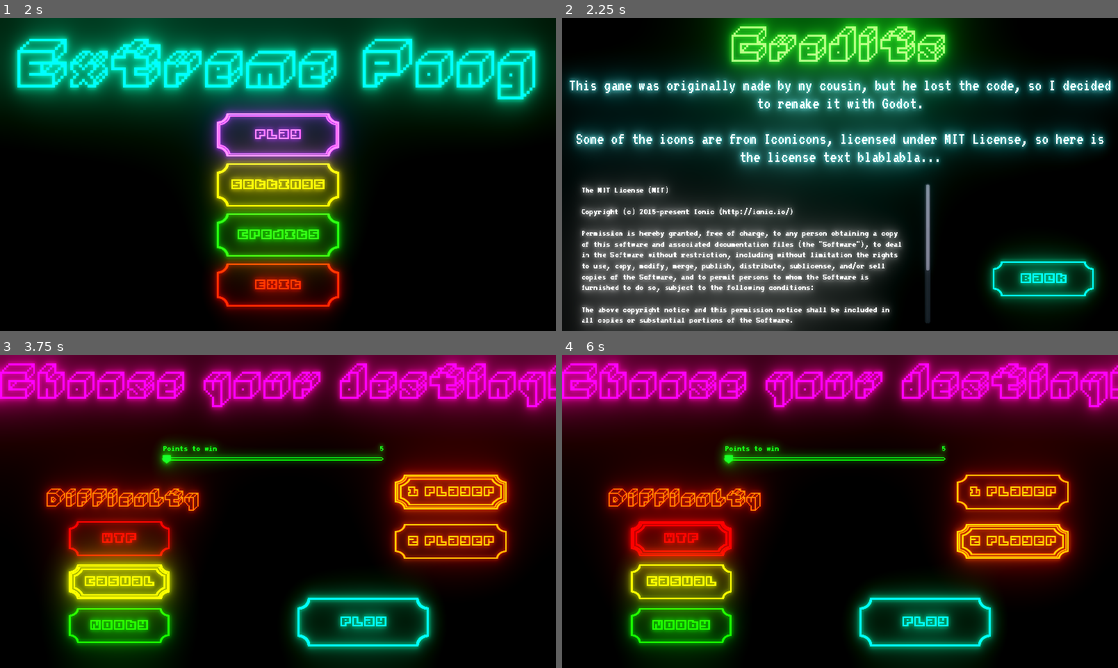
Above: before the commit, frames 1-4 (two rows, left to right).
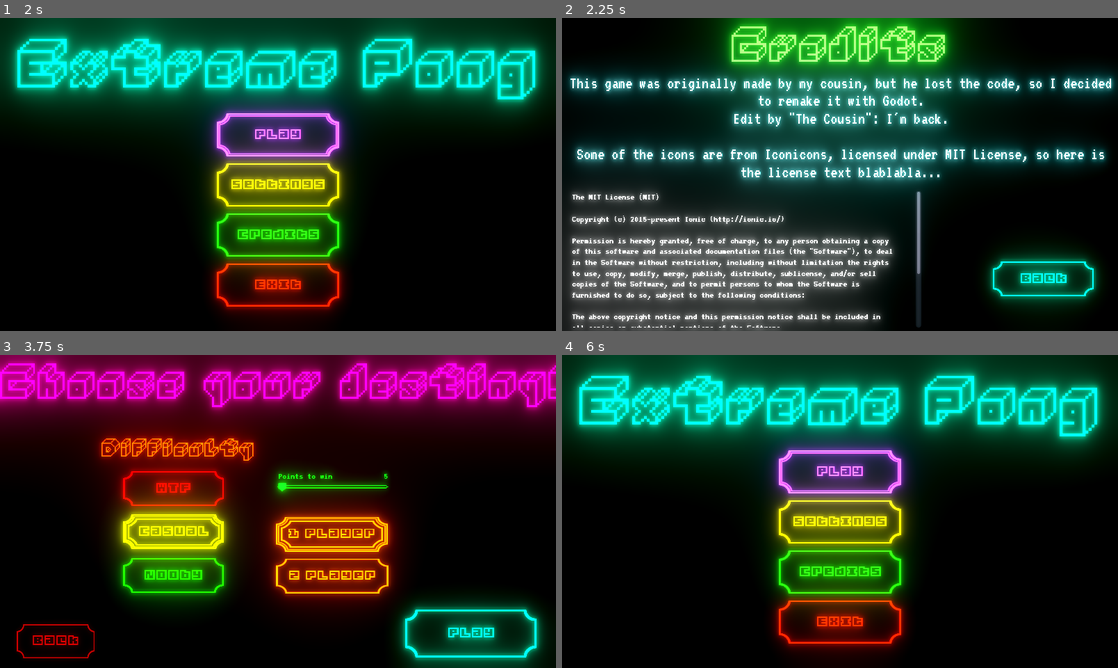
Above: after the commit, the same moments.

Repository: swip3798/ExtremePong
Game: Godot game, scene res://Objects/Main Menu.tscn
Same seed, same stepped clock (60 frames per second), same inputs: the game is played once before the commit and once after it.
Inputs (mouse positions are in pixels of both pictures, inside the frame that each line leads up to):
- Up to frame 1 (2 s): click "Settings" at 0.5 s; click "Back" at 1.25 s
- Up to frame 2 (2.25 s): click "Credits" at 2 s
- Up to frame 3 (3.75 s): click "Back" at 2.75 s; click "Play" at 3.5 s
- Up to frame 4 (6 s): click "2 Player" at 4.25 s; click "WTF" at 5 s; click (617, 639) at 5.75 s, where only the run after the commit has a clickable "Back"

Frame 1 is identical in both runs. In frame 2, 29% of the frame differs, in the area x 1-100%, y 18-100%; in frame 3, 52%; in frame 4, 78%, in the area x 0-100%, y 0-100%.

Commit message:
[ADD] Back button in selection screen, slight ui rework

Diff:
--- a/Objects/Credits.tscn
+++ b/Objects/Credits.tscn
@@ -28,7 +28,7 @@
 anchor_top = 0.0
 anchor_right = 1.0
 anchor_bottom = 0.0
-margin_bottom = 14.0
+margin_bottom = 119.0
 rect_pivot_offset = Vector2( 0, 0 )
 rect_clip_content = false
 mouse_filter = 2
@@ -53,8 +53,10 @@
 anchor_top = 0.0
 anchor_right = 1.0
 anchor_bottom = 0.0
-margin_top = 134.0
-margin_bottom = 212.0
+margin_left = 1.0
+margin_top = 128.0
+margin_right = 1.0
+margin_bottom = 371.0
 rect_pivot_offset = Vector2( 0, 0 )
 rect_clip_content = false
 mouse_filter = 2
@@ -63,6 +65,7 @@
 size_flags_vertical = 4
 custom_fonts/font = ExtResource( 4 )
 text = "This game was originally made by my cousin, but he lost the code, so I decided to remake it with Godot.
+Edit by \"The Cousin\": I'm back.
 
 Some of the icons are from Iconicons, licensed under MIT License, so here is the license text blablabla..."
 align = 1
@@ -79,10 +82,10 @@
 anchor_top = 0.0
 anchor_right = 1.0
 anchor_bottom = 0.0
-margin_left = 44.0
-margin_top = 381.0
-margin_right = -432.0
-margin_bottom = 703.0
+margin_left = 23.0
+margin_top = 398.0
+margin_right = -453.0
+margin_bottom = 712.0
 rect_pivot_offset = Vector2( 0, 0 )
 rect_clip_content = true
 mouse_filter = 0
--- a/Objects/Difficulty.tscn
+++ b/Objects/Difficulty.tscn
@@ -5,7 +5,7 @@
 [ext_resource path="res://Objects/RetroToggleButton.tscn" type="PackedScene" id=3]
 [ext_resource path="res://res/diff_btn_group.tres" type="ButtonGroup" id=4]
 
-[node name="Difficulty" type="Control" index="0"]
+[node name="Difficulty" type="Control"]
 
 anchor_left = 0.0
 anchor_top = 0.0
--- a/Objects/Selection Screen.gd
+++ b/Objects/Selection Screen.gd
@@ -31,10 +31,12 @@
 	globalData.setOption("ai_enabled", true)
 
 
-
 func _on_2_Player_button_up():
 	globalData.setOption("ai_enabled", false)
 
+
+func _on_Back_button_up():
+	go_back()
 
 func _on_Play_button_up():
 	get_tree().change_scene("res://Objects/Level.tscn")
--- a/Objects/Selection Screen.tscn
+++ b/Objects/Selection Screen.tscn
@@ -1,16 +1,16 @@
 [gd_scene load_steps=10 format=2]
 
 [ext_resource path="res://Objects/Selection Screen.gd" type="Script" id=1]
-[ext_resource path="res://res/Main Menu.tres" type="DynamicFont" id=2]
-[ext_resource path="res://Objects/WorldEnvironment.tscn" type="PackedScene" id=3]
-[ext_resource path="res://Objects/Retro Slider.tscn" type="PackedScene" id=4]
-[ext_resource path="res://Objects/RetroToggleButton.tscn" type="PackedScene" id=5]
-[ext_resource path="res://res/btngrp_player.tres" type="ButtonGroup" id=6]
-[ext_resource path="res://Objects/RetroButton.tscn" type="PackedScene" id=7]
-[ext_resource path="res://res/diff_btn_group.tres" type="ButtonGroup" id=8]
-[ext_resource path="res://res/Subtitle.tres" type="DynamicFont" id=9]
+[ext_resource path="res://Objects/WorldEnvironment.tscn" type="PackedScene" id=2]
+[ext_resource path="res://Objects/Retro Slider.tscn" type="PackedScene" id=3]
+[ext_resource path="res://res/Main Menu.tres" type="DynamicFont" id=4]
+[ext_resource path="res://res/Subtitle.tres" type="DynamicFont" id=5]
+[ext_resource path="res://Objects/RetroToggleButton.tscn" type="PackedScene" id=6]
+[ext_resource path="res://res/btngrp_player.tres" type="ButtonGroup" id=7]
+[ext_resource path="res://Objects/RetroButton.tscn" type="PackedScene" id=8]
+[ext_resource path="res://res/diff_btn_group.tres" type="ButtonGroup" id=9]
 
-[node name="Selection Screen" type="Control"]
+[node name="Selection Screen" type="Control" index="0"]
 
 anchor_left = 0.0
 anchor_top = 0.0
@@ -35,7 +35,23 @@
 "_edit_lock_": true
 }
 
-[node name="Title" type="Label" parent="." index="0"]
+[node name="WorldEnvironment" parent="." index="0" instance=ExtResource( 2 )]
+
+[node name="PointsToWin" parent="." index="1" instance=ExtResource( 3 )]
+
+modulate = Color( 0, 1, 0.179688, 1 )
+margin_left = 640.0
+margin_top = 265.0
+margin_right = 892.0
+margin_bottom = 342.0
+focus_next = NodePath("../1 Player")
+focus_previous = NodePath("../Play")
+min_value = 5.0
+max_value = 20.0
+value = 5.0
+_sections_unfolded = [ "Focus", "Visibility", "custom_icons", "custom_styles" ]
+
+[node name="Title" type="Label" parent="." index="2"]
 
 modulate = Color( 1, 0, 0.773438, 1 )
 anchor_left = 0.0
@@ -58,114 +74,110 @@
 max_lines_visible = -1
 _sections_unfolded = [ "Visibility", "custom_fonts" ]
 
-[node name="WorldEnvironment" parent="." index="1" instance=ExtResource( 3 )]
-
-[node name="PointsToWin" parent="." index="2" instance=ExtResource( 4 )]
-
-modulate = Color( 0, 1, 0.179688, 1 )
-margin_left = 374.0
-margin_top = 201.0
-margin_right = 882.0
-margin_bottom = 278.0
-focus_next = NodePath("../1 Player")
-focus_previous = NodePath("../Play")
-min_value = 5.0
-max_value = 50.0
-value = 5.0
-_sections_unfolded = [ "Focus", "Visibility", "custom_icons", "custom_styles" ]
-
-[node name="1 Player" parent="." index="3" instance=ExtResource( 5 )]
-
-modulate = Color( 1, 0.466667, 0, 1 )
-margin_left = 909.0
-margin_top = 275.0
-margin_right = 1167.0
-margin_bottom = 355.0
-focus_next = NodePath("../2 Player")
-focus_previous = NodePath("../PointsToWin")
-group = ExtResource( 6 )
-_sections_unfolded = [ "Focus", "Textures", "Visibility" ]
-
-[node name="2 Player" parent="." index="4" instance=ExtResource( 5 )]
-
-modulate = Color( 1, 0.46875, 0, 1 )
-margin_left = 909.0
-margin_top = 389.0
-margin_right = 1167.0
-margin_bottom = 469.0
-focus_next = NodePath("../WTF")
-focus_previous = NodePath("../1 Player")
-group = ExtResource( 6 )
-_sections_unfolded = [ "Focus", "Rect", "Textures", "Visibility" ]
-
-[node name="Play" parent="." index="5" instance=ExtResource( 7 )]
-
-margin_left = 685.0
-margin_top = 559.0
-margin_right = 987.0
-margin_bottom = 670.0
-focus_next = NodePath("../PointsToWin")
-focus_previous = NodePath("../Nooby")
-_sections_unfolded = [ "Focus", "Textures", "Visibility" ]
-
-[node name="WTF" parent="." index="6" instance=ExtResource( 5 )]
-
-modulate = Color( 1, 0, 0, 1 )
-margin_left = 159.0
-margin_top = 382.0
-margin_right = 391.0
-margin_bottom = 462.0
-focus_next = NodePath("../Casual")
-focus_previous = NodePath("../2 Player")
-group = ExtResource( 8 )
-_sections_unfolded = [ "Focus", "Rect", "Textures", "Visibility" ]
-
-[node name="Casual" parent="." index="7" instance=ExtResource( 5 )]
-
-modulate = Color( 0.921875, 1, 0, 1 )
-margin_left = 159.0
-margin_top = 482.0
-margin_right = 391.0
-margin_bottom = 562.0
-focus_next = NodePath("../Nooby")
-focus_previous = NodePath("../WTF")
-group = ExtResource( 8 )
-_sections_unfolded = [ "Focus", "Rect", "Textures", "Visibility" ]
-
-[node name="Label2" type="Label" parent="." index="8"]
+[node name="Label2" type="Label" parent="." index="3"]
 
 modulate = Color( 1, 0.375, 0, 1 )
 anchor_left = 0.0
 anchor_top = 0.0
 anchor_right = 0.0
 anchor_bottom = 0.0
-margin_left = 108.0
-margin_top = 296.0
-margin_right = 458.0
-margin_bottom = 359.0
+margin_left = 233.0
+margin_top = 181.0
+margin_right = 583.0
+margin_bottom = 244.0
 rect_pivot_offset = Vector2( 0, 0 )
 rect_clip_content = false
 mouse_filter = 2
 mouse_default_cursor_shape = 0
 size_flags_horizontal = 1
 size_flags_vertical = 4
-custom_fonts/font = ExtResource( 9 )
+custom_fonts/font = ExtResource( 5 )
 text = "Difficulty"
 percent_visible = 1.0
 lines_skipped = 0
 max_lines_visible = -1
 _sections_unfolded = [ "Visibility", "custom_fonts" ]
 
-[node name="Nooby" parent="." index="9" instance=ExtResource( 5 )]
+[node name="1 Player" parent="." index="4" instance=ExtResource( 6 )]
+
+modulate = Color( 1, 0.466667, 0, 1 )
+margin_left = 635.0
+margin_top = 372.0
+margin_right = 893.0
+margin_bottom = 452.0
+focus_next = NodePath("../2 Player")
+focus_previous = NodePath("../PointsToWin")
+group = ExtResource( 7 )
+_sections_unfolded = [ "Focus", "Textures", "Visibility" ]
+
+[node name="2 Player" parent="." index="5" instance=ExtResource( 6 )]
+
+modulate = Color( 1, 0.46875, 0, 1 )
+margin_left = 636.0
+margin_top = 468.0
+margin_right = 894.0
+margin_bottom = 548.0
+focus_next = NodePath("../WTF")
+focus_previous = NodePath("../1 Player")
+group = ExtResource( 7 )
+_sections_unfolded = [ "Focus", "Rect", "Textures", "Visibility" ]
+
+[node name="Play" parent="." index="6" instance=ExtResource( 8 )]
+
+margin_left = 933.0
+margin_top = 585.0
+margin_right = 1235.0
+margin_bottom = 696.0
+focus_next = NodePath("../PointsToWin")
+focus_previous = NodePath("../Nooby")
+_sections_unfolded = [ "Focus", "Textures", "Visibility" ]
+
+[node name="Back" parent="." index="7" instance=ExtResource( 6 )]
+
+modulate = Color( 0.480667, 0, 0, 1 )
+margin_left = 39.0
+margin_top = 619.0
+margin_right = 218.0
+margin_bottom = 698.0
+focus_next = NodePath("../Casual")
+focus_previous = NodePath("../2 Player")
+toggle_mode = false
+_sections_unfolded = [ "Focus", "Mouse", "Pause", "Rect", "Textures", "Visibility" ]
+
+[node name="WTF" parent="." index="8" instance=ExtResource( 6 )]
+
+modulate = Color( 1, 0, 0, 1 )
+margin_left = 284.0
+margin_top = 267.0
+margin_right = 516.0
+margin_bottom = 347.0
+focus_next = NodePath("../Casual")
+focus_previous = NodePath("../2 Player")
+group = ExtResource( 9 )
+_sections_unfolded = [ "Focus", "Rect", "Textures", "Visibility" ]
+
+[node name="Casual" parent="." index="9" instance=ExtResource( 6 )]
+
+modulate = Color( 0.921875, 1, 0, 1 )
+margin_left = 284.0
+margin_top = 367.0
+margin_right = 516.0
+margin_bottom = 447.0
+focus_next = NodePath("../Nooby")
+focus_previous = NodePath("../WTF")
+group = ExtResource( 9 )
+_sections_unfolded = [ "Focus", "Rect", "Textures", "Visibility" ]
+
+[node name="Nooby" parent="." index="10" instance=ExtResource( 6 )]
 
 modulate = Color( 0.125, 1, 0, 1 )
-margin_left = 159.0
-margin_top = 582.0
-margin_right = 390.0
-margin_bottom = 662.0
+margin_left = 284.0
+margin_top = 467.0
+margin_right = 515.0
+margin_bottom = 547.0
 focus_next = NodePath("../Play")
 focus_previous = NodePath("../Casual")
-group = ExtResource( 8 )
+group = ExtResource( 9 )
 _sections_unfolded = [ "Focus", "Rect", "Textures", "Visibility" ]
 
 [connection signal="value_changed" from="PointsToWin" to="." method="_on_PointsToWin_value_changed"]
@@ -176,6 +188,8 @@
 
 [connection signal="button_up" from="Play" to="." method="_on_Play_button_up"]
 
+[connection signal="button_up" from="Back" to="." method="_on_Back_button_up"]
+
 [connection signal="button_up" from="WTF" to="." method="_on_WTF_button_up"]
 
 [connection signal="button_up" from="Casual" to="." method="_on_Casual_button_up"]
--- a/Objects/SettingsMenu.tscn
+++ b/Objects/SettingsMenu.tscn
@@ -120,6 +120,7 @@
 margin_bottom = 539.0
 focus_next = NodePath("../Vsync")
 focus_previous = NodePath("../Power Factor Slider")
+texture_focused = null
 _sections_unfolded = [ "Focus", "Rect", "Textures", "Visibility" ]
 
 [node name="Vsync" parent="." index="5" instance=ExtResource( 6 )]
@@ -135,6 +136,7 @@
 margin_bottom = 179.0
 focus_next = NodePath("../Glow")
 focus_previous = NodePath("../Fullscreen")
+texture_focused = null
 _sections_unfolded = [ "Focus", "Rect", "Textures", "Visibility" ]
 
 [node name="Glow" parent="." index="6" instance=ExtResource( 6 )]
@@ -146,6 +148,7 @@
 margin_bottom = 539.0
 focus_next = NodePath("../btnBack")
 focus_previous = NodePath("../Vsync")
+texture_focused = null
 _sections_unfolded = [ "Focus", "Rect", "Textures", "Visibility" ]
 
 [node name="WorldEnvironment" parent="." index="7" instance=ExtResource( 7 )]
Not shown: 1 places in Objects/Selection Screen.tscn that only renumber resources
